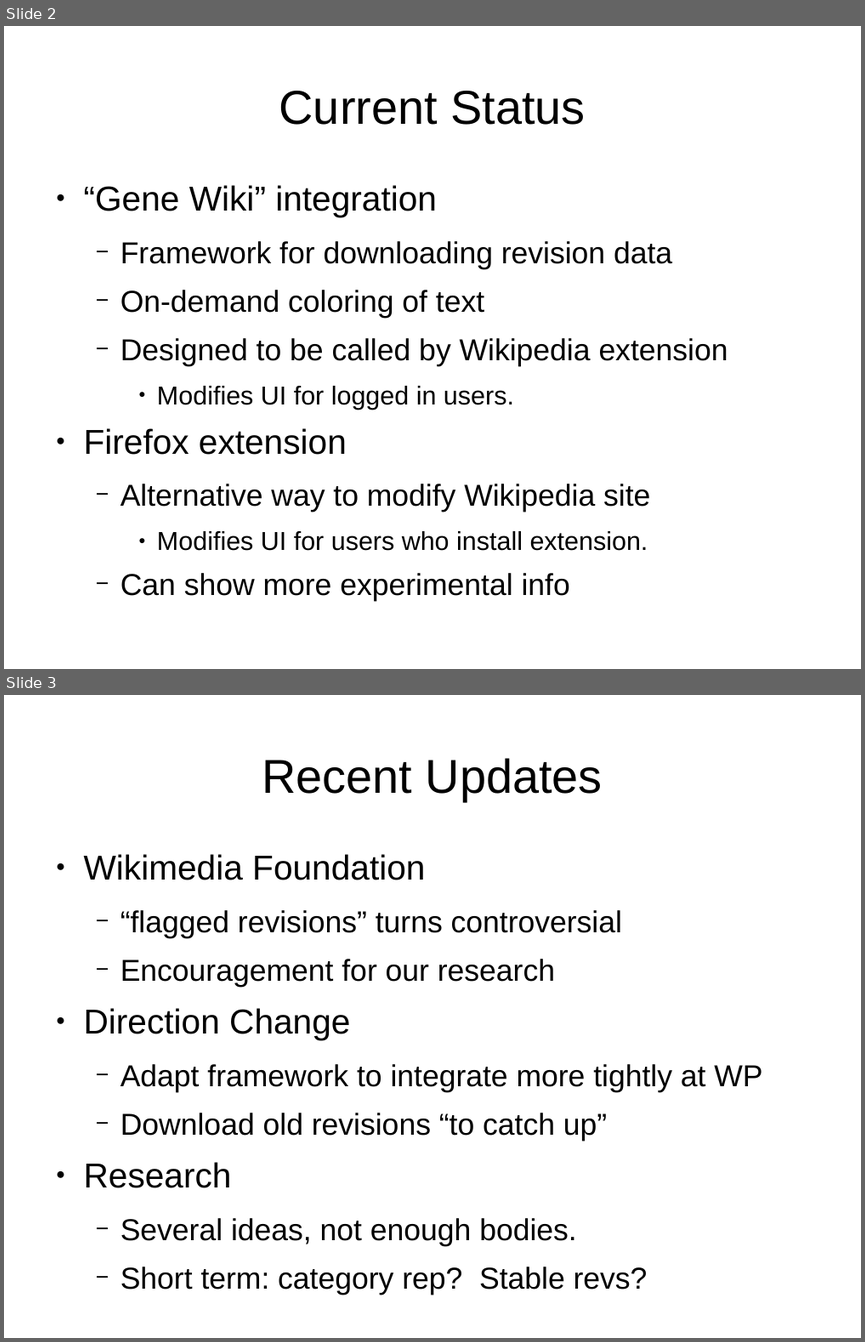
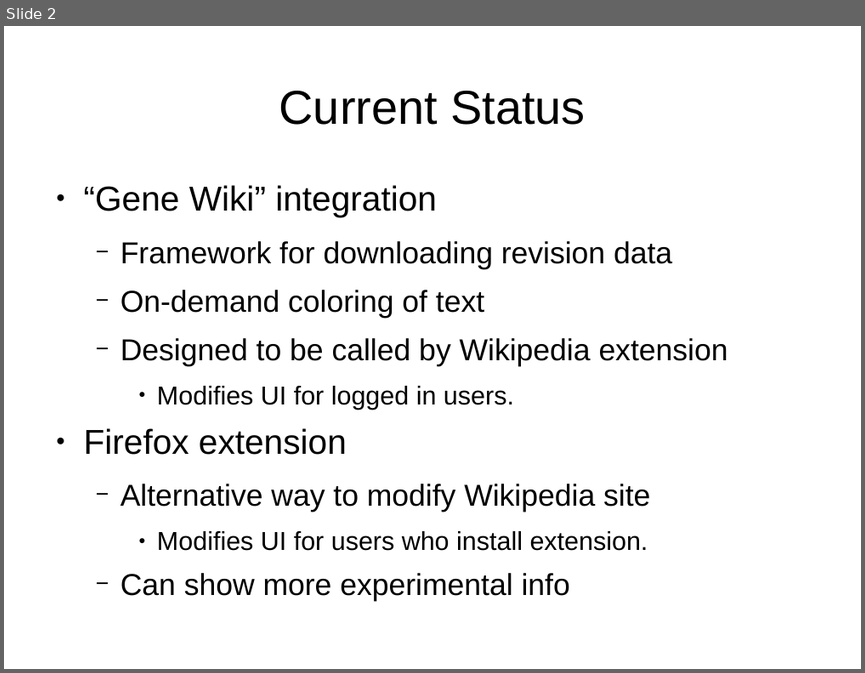
Before and after one commit to thumper/Thesis, a slide deck: presentations/200904-ISSDM Mentor Meeting.odp. Shown one above the other, each under a label of ours: slides 2 and 3 before the commit, slide 2 after it. The pictures are 865x1342 and 865x673 pixels, drawn with LibreOffice and Linux fonts; fonts in the diff are those of the drawing. Boxes give left, top, right and bottom in pixels: in the first picture for what was removed or moved away, otherwise in the second. Text is boxed around its words. In the diff, an @@ line names an element or a change of style, - is before the commit and + after.

```diff
--- a/presentations/200904-ISSDM Mentor Meeting.odp
+++ b/presentations/200904-ISSDM Mentor Meeting.odp
@@ slide 3 removed at [4, 695, 861, 1338], background #FFFFFF @@
@@ title removed at [262, 758, 602, 801] @@
-Recent Updates
@@ text removed at [84, 854, 762, 1294] @@
-● Wikimedia Foundation
-  − “flagged revisions” turns controversial
-  − Encouragement for our research
-● Direction Change
-  − Adapt framework to integrate more tightly at WP
-  − Download old revisions “to catch up”
-● Research
-  − Several ideas, not enough bodies.
-  − Short term: category rep? Stable revs?
```
Also in this commit, not shown: 2 slides added.
